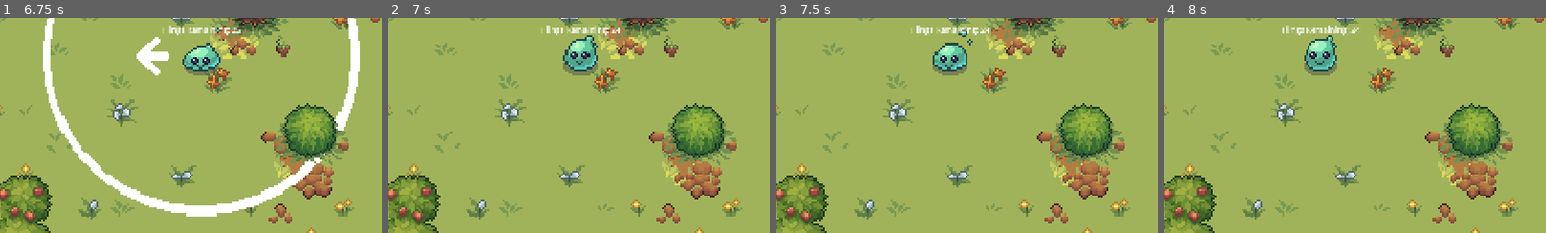
Above: before the commit, frames 1-4 (left to right).
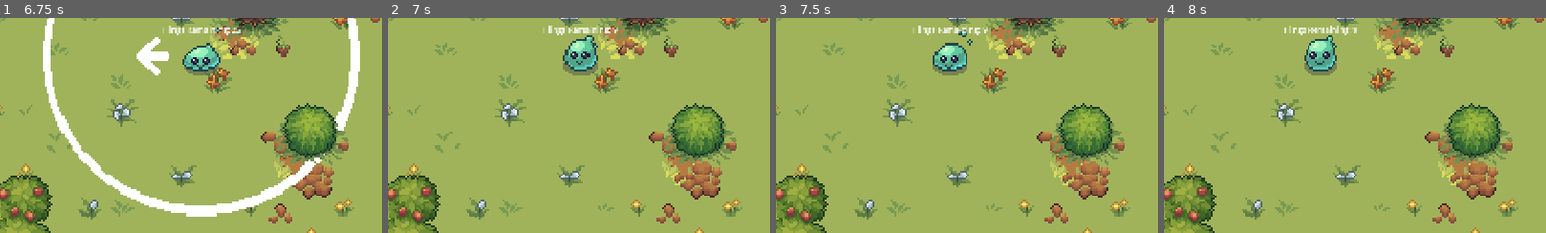
Above: after the commit, the same moments.

Repository: Auseawesome/HavenBounceBack
Game: Godot game, scene res://main.tscn
The game is run twice, just before and just after one commit, with the same random seed, the same clock (stepped at 60 frames per second) and the same inputs.
Inputs (mouse positions are % of the whole screen's width and height, from its top left):
- Up to frame 1 (6.75 s): click "Play Game!" at 0.5 s; click "Enter Level" at 1.25 s; move the mouse to (72, 45) at 2.02 s; click (72, 45) at 2.17 s; drag from (30, 55) to (77, 24) at 2.77 s; move the mouse to (60, 28) at 3.52 s; click (60, 28) at 3.67 s; drag from (45, 70) to (19, 17) at 4.27 s; move the mouse to (80, 65) at 5.02 s; click (80, 65) at 5.17 s; drag from (20, 35) to (15, 98) at 5.77 s; move the mouse to (55, 50) at 6.52 s; click (55, 50) at 6.67 s
- Up to frame 2 (7 s): no input
- Up to frame 3 (7.5 s): drag from (35, 25) to (19, 98) at 7.27 s
- Up to frame 4 (8 s): no input
The pictures show only the part of the screen within x 24-74%, y 41-91%; the shares and areas given below are measured in that part.

Frame 1 is identical in both runs. In frame 2, 0.4% of the frame differs, in the area x 40-61%, y 3-8%; in frame 3, 0.5%; in frame 4, 0.5%, in the area x 31-51%, y 3-8%.

Commit message:
Moved traits to own class

Diff:
--- a/obstacles/obstacle.gd
+++ b/obstacles/obstacle.gd
@@ -14,7 +14,7 @@
 var health := max_health
 
 func on_collision(velocity: Vector2) -> int:
-	health -= velocity.length() * Globals.player.damage_scale_factor
+	health -= velocity.length() * Globals.player.traits.damage_scale_factor
 	$HealthBar.visible = true
 	$ShowHealthTimer.start()
 	$HealthBar/Background/Fill.anchor_right = float(health) / max_health
--- /dev/null
+++ b/skills/traits.gd
@@ -0,0 +1,14 @@
+class_name Traits
+extends Resource
+
+# Movement Traits
+var bounciness: float = 0.5
+var redirection_responsiveness: float = 0.5
+var speed_scale_factor: float = 320
+
+# Damage Traits
+var damage_scale_factor: float = 0.05
+var damage_scale_exponent: float = 1.00
+
+# Health Traits
+var flings: int = 10
--- a/world/player.gd
+++ b/world/player.gd
@@ -10,17 +10,15 @@
 
 var click_held: bool
 
-var remaining_flings: int = 25
+var traits := Traits.new()
 
-var speed_scale_factor: float = 320
-var damage_scale_factor: float = 0.05
-var redirection_responsiveness: float = 0.5
-var bounciness: float = 0.5
+var remaining_flings: int
 
 # Called when the node enters the scene tree for the first time.
 func _ready() -> void:
 	Globals.player = self
 	$AnimatedSprite2D.play("idle_front")
+	remaining_flings = traits.flings
 
 func _input(event: InputEvent) -> void:
 	if event is InputEventMouseMotion:
@@ -74,13 +72,13 @@
 
 	var fling_vec := -get_local_mouse_position()
 	var clamped_fling_vec := fling_vec.normalized() * get_clamped_fling_length(fling_vec)
-	var fling_velocity := clamped_fling_vec * speed_scale_factor
+	var fling_velocity := clamped_fling_vec * traits.speed_scale_factor
 
 	# Keep old velocity only if moving in similar direction to new velocity
 	# velocity_keep_factor ranges between (1 - redirection_responsiveness) and 1
 	var norm_fling := fling_velocity.normalized()
 	var norm_velocity := linear_velocity.normalized()
-	var velocity_keep_factor := (norm_velocity.dot(norm_fling) - 1) * (redirection_responsiveness) / 2 + 1
+	var velocity_keep_factor := (norm_velocity.dot(norm_fling) - 1) * (traits.redirection_responsiveness) / 2 + 1
 	linear_velocity = fling_velocity + (velocity_keep_factor * linear_velocity)
 
 	click_held = false
@@ -90,7 +88,7 @@
 		Globals.exit_level()
 
 func _on_collision(body: Node) -> void:
-	linear_velocity *= bounciness
+	linear_velocity *= traits.bounciness
 
 	if body is not Obstacle:
 		return;
Not shown, added: skills/traits.gd.uid
